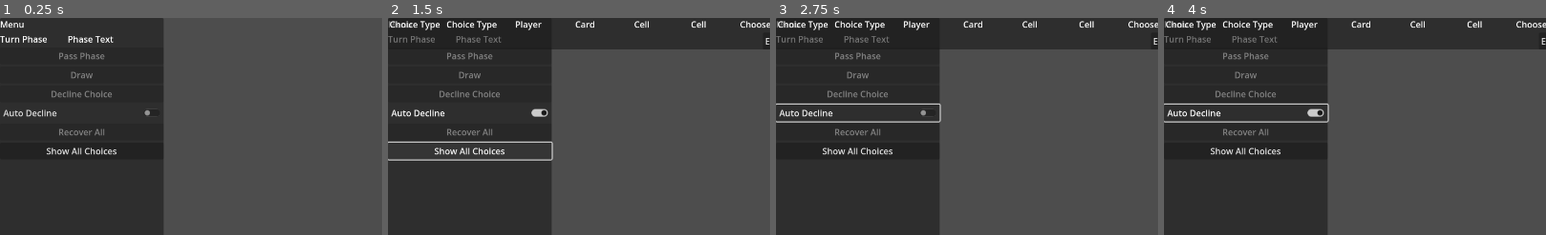
Above: before the commit, frames 1-4 (left to right).
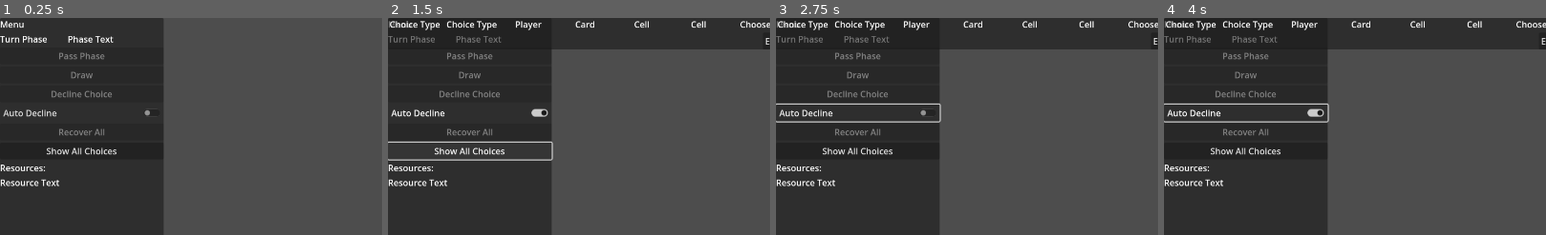
Above: after the commit, the same moments.

Repository: nckjchm/gd_cardgame
Game: Godot game, scene res://game.tscn
Same seed, same stepped clock (60 frames per second), same inputs: the game is played once before the commit and once after it. This scene is started directly instead of the project's main scene.
Inputs:
- Up to frame 1 (0.25 s): no input
- Up to frame 2 (1.5 s): click "Auto Decline" at 0.5 s; click "Show All Choices" at 1.25 s
- Up to frame 3 (2.75 s): click "Auto Decline" at 2 s
- Up to frame 4 (4 s): click "Show All Choices" at 2.75 s; click "Auto Decline" at 3.5 s
The pictures show only the part of the screen within x 0-50%, y 0-50%; the shares and areas given below are measured in that part.

The runs differ from the first frame. In frame 1, 0.5% of the frame differs, in the area x 0-16%, y 67-78%; in frame 2, 0.5%; in frame 3, 0.5%; in frame 4, 0.5%.
Error in both runs: Invalid access to property or key 'players_info' on a base object of type 'null instance'. (res://GameManager.gd:19)

Commit message:
Resource Display added
A Rich Text Label that shows the amount and kind of available resources in the respective color

Diff:
--- a/GUIController.gd
+++ b/GUIController.gd
@@ -19,8 +19,9 @@
 @onready var btn_recover : Button = $"../GameViewContainer/SideGUI/SideGUIBoxContainer/RecoverButton"
 @onready var btn_all_choices : Button = $"../GameViewContainer/SideGUI/SideGUIBoxContainer/AllChoicesButton"
 @onready var main_control : Control = $".."
-@onready var turn_phase_display : Label = $"../GameViewContainer/SideGUI/SideGUIBoxContainer/HBoxContainer/TurnPhaseText"
+@onready var lbl_turn_phase : Label = $"../GameViewContainer/SideGUI/SideGUIBoxContainer/HBoxContainer/TurnPhaseText"
 @onready var hand : HandDisplay = $"../GameViewContainer/FieldVPC/FieldVP/HandCanvas/HandPanel"
+@onready var lbl_resource_text = $"../GameViewContainer/SideGUI/SideGUIBoxContainer/ResourceText"
 
 func click_to_close():
 	if card_menu_open or cell_menu_open or card_list_menu_open:
@@ -60,7 +61,7 @@
 func update():
 	print("updating gui")
 	update_buttons()
-	update_turndisplay()
+	update_labels()
 	if not game_manager.game.game_state in [Game.GameState.Preparation, Game.GameState.Paused]:
 		hand.refresh_cards(game_manager.local_player.hand.cards)
 
@@ -140,6 +141,38 @@
 func player_background_click(_player : Player, click_event: InputEventMouseButton):
 	click_to_close()
 
+func update_labels():
+	update_turndisplay()
+	update_resourcedisplay()
+
+func update_resourcedisplay():
+	if not game_manager.game.game_state in [Game.GameState.Paused, Game.GameState.Preparation]:
+		var resource_text = "Nothing"
+		var resources : ResourceList = game_manager.local_player.resources
+		if not resources.elements.is_empty():
+			resource_text = ""
+			for resource_element in resources.elements:
+				var resource_kind = "M"
+				if resource_element.kind == ResourceList.ResourceKind.Nutrition:
+					resource_kind = "N"
+				var element_text = "%d%s" % [resource_element.amount, resource_kind]
+				match resource_element.color:
+					Card.CardColor.Yellow:
+						element_text = "[color=yellow]%s[/color]" % element_text
+					Card.CardColor.Blue:
+						element_text = "[color=blue]%s[/color]" % element_text
+					Card.CardColor.Green:
+						element_text = "[color=green]%s[/color]" % element_text
+					Card.CardColor.Red:
+						element_text = "[color=red]%s[/color]" % element_text
+					Card.CardColor.Black:
+						element_text = "[color=black]%s[/color]" % element_text
+					Card.CardColor.White:
+						element_text = "[color=white]%s[/color]" % element_text
+				resource_text = ", ".join([resource_text, element_text])
+			resource_text = resource_text.substr(2)
+		lbl_resource_text.text = resource_text
+
 func update_turndisplay():
 	var turn_phase_text = ""
 	if not game_manager.game.game_state in [Game.GameState.Paused, Game.GameState.Preparation]:
@@ -160,7 +193,7 @@
 				turn_phase_text = "Main Phase 2"
 			Turn.TurnPhase.End:
 				turn_phase_text = "End Phase"
-	turn_phase_display.text = turn_phase_text
+	lbl_turn_phase.text = turn_phase_text
 
 func refresh_hand(player : Player):
 	hand.refresh_cards(player.hand.cards)
--- a/game.tscn
+++ b/game.tscn
@@ -81,6 +81,18 @@
 layout_mode = 2
 text = "Show All Choices"
 
+[node name="ResourceLabel" type="Label" parent="GameViewContainer/SideGUI/SideGUIBoxContainer"]
+layout_mode = 2
+text = "Resources:"
+
+[node name="ResourceText" type="RichTextLabel" parent="GameViewContainer/SideGUI/SideGUIBoxContainer"]
+clip_contents = false
+custom_minimum_size = Vector2(2.08165e-12, 2.08165e-12)
+layout_mode = 2
+bbcode_enabled = true
+text = "Resource Text"
+fit_content = true
+
 [node name="FieldVPC" type="SubViewportContainer" parent="GameViewContainer"]
 custom_minimum_size = Vector2(2.08165e-12, 2.08165e-12)
 layout_mode = 2
